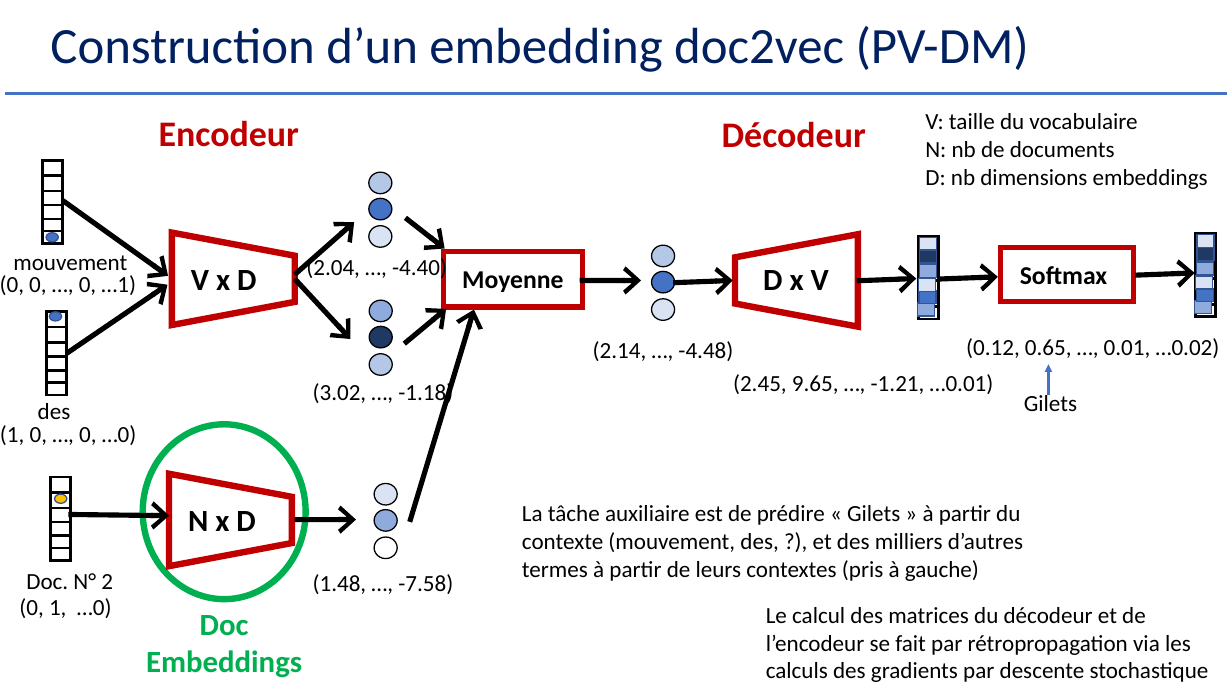
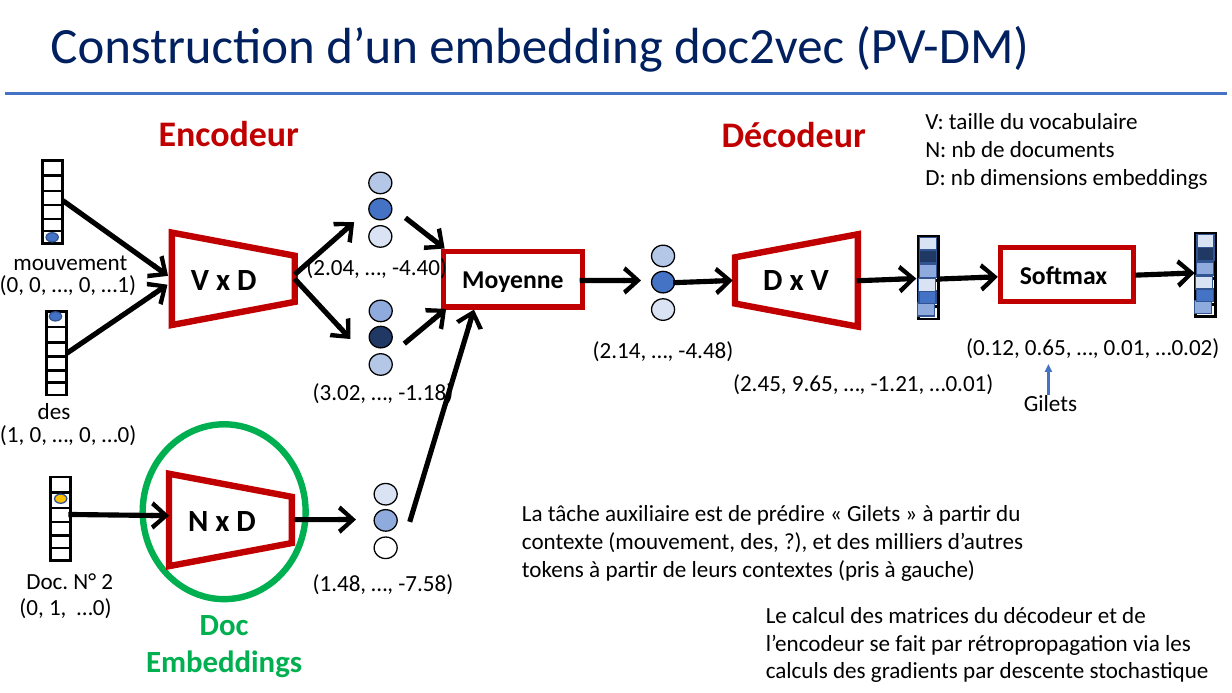
Before and after one commit to Herve-Guerin/cours-NLP-Gustave-Eiffel, a slide deck: slide 76 of Slides/NLP et Analyse Textuelle V2 - 2.pptx (slide 72 before the commit). Drawn at 1232x693 pixels with LibreOffice and Linux fonts; fonts in the diff are those of the drawing. Boxes give left, top, right and bottom in pixels: in the first picture for what was removed or moved away, otherwise in the second. Text is boxed around its words. In the diff, an @@ line names an element or a change of style, - is before the commit and + after.

```diff
--- a/Slides/NLP et Analyse Textuelle V2 - 2.pptx
+++ b/Slides/NLP et Analyse Textuelle V2 - 2.pptx
@@ text at (522,505,1023,581): text changed @@
-La tâche auxiliaire est de prédire « Gilets » à partir du contexte (mouvement, des, ?), et des milliers d’autres termes à partir de leurs contextes (pris à gauche)
+La tâche auxiliaire est de prédire « Gilets » à partir du contexte (mouvement, des, ?), et des milliers d’autres tokens à partir de leurs contextes (pris à gauche)
```
Also in this commit, not shown: 14 other slides changed, 11 slides added.
